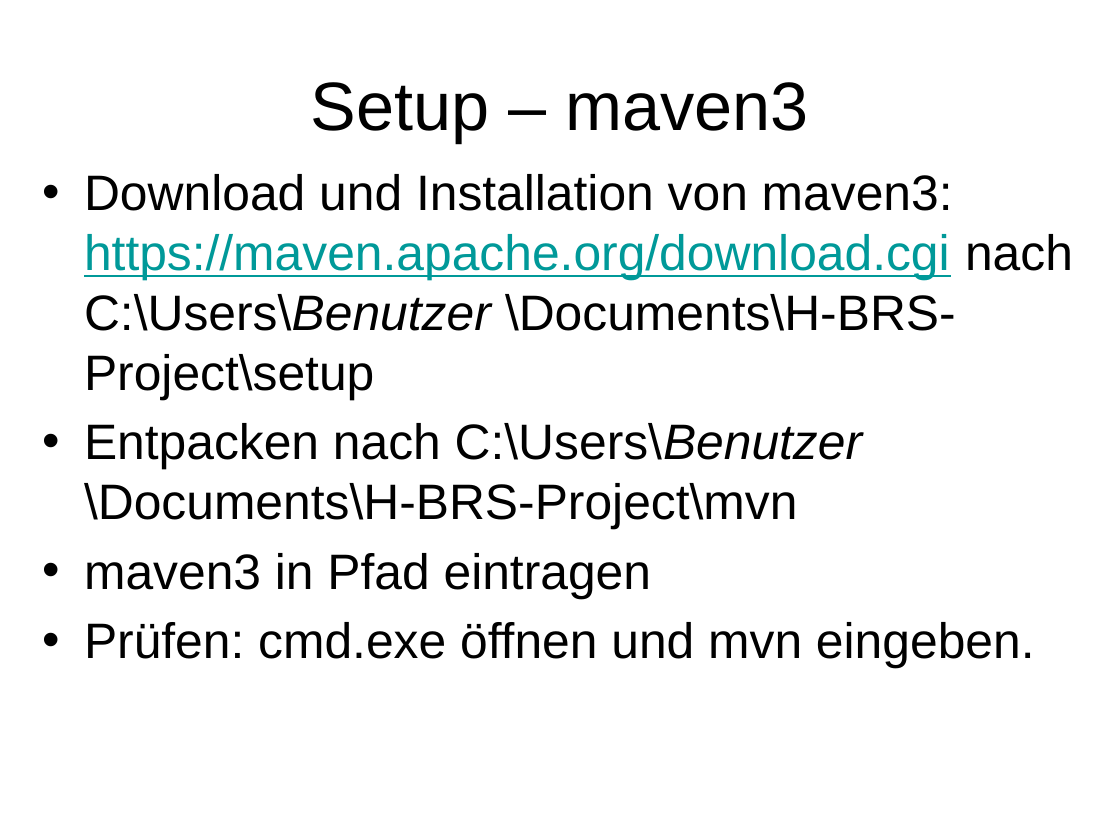
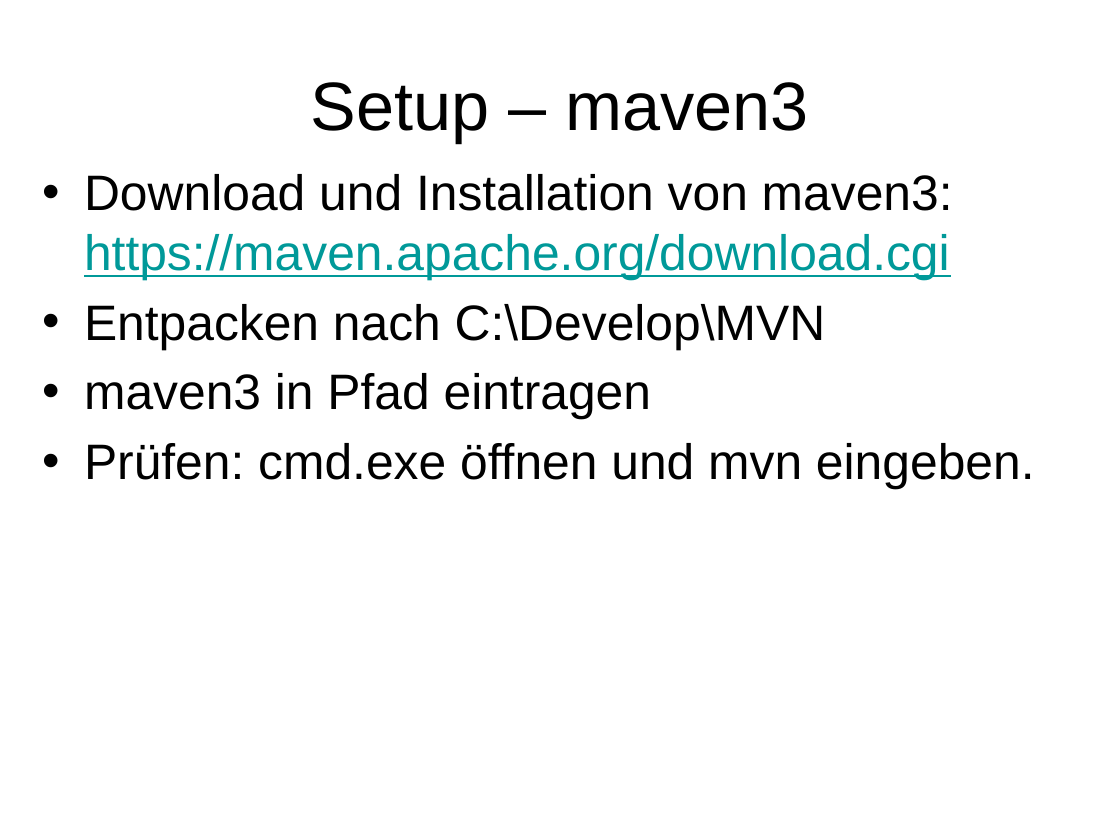
Before and after one commit to owronka/SubZeroMicroservices, a slide deck: slide 15 of doc/Resilient Microservices.pptx (slide 16 before the commit). Drawn at 1120x840 pixels with LibreOffice and Linux fonts; fonts in the diff are those of the drawing. Boxes give left, top, right and bottom in pixels: in the first picture for what was removed or moved away, otherwise in the second. Text is boxed around its words. In the diff, an @@ line names an element or a change of style, - is before the commit and + after.

```diff
--- a/doc/Resilient Microservices.pptx
+++ b/doc/Resilient Microservices.pptx
@@ text at bbox=[84, 174, 953, 350]: text changed @@
-• Download und Installation von maven3:
-  https://maven.apache.org/download.cgi nach C:\Users\Benutzer \Documents\H-BRS-Project\setup
-• Entpacken nach C:\Users\Benutzer \Documents\H-BRS-Project\mvn
+• Download und Installation von maven3:
+  https://maven.apache.org/download.cgi
+• Entpacken nach C:\Develop\MVN
```
Also in this commit, not shown: 6 other slides changed, 2 slides added, 1 slide removed, 50 other files.
